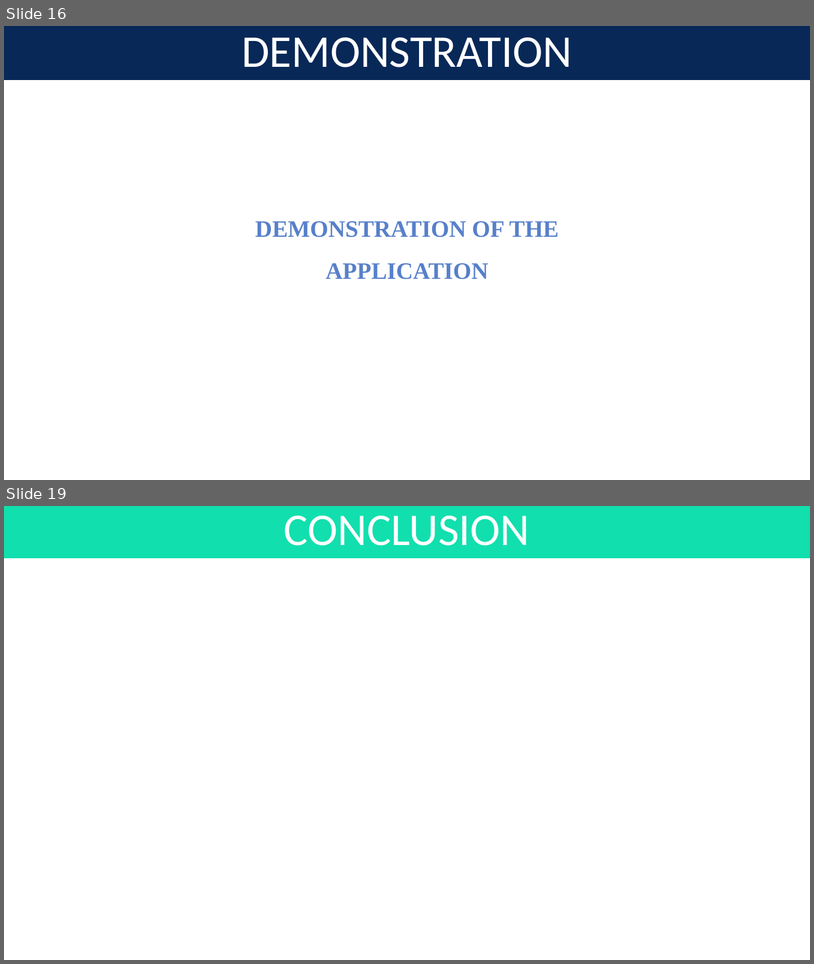
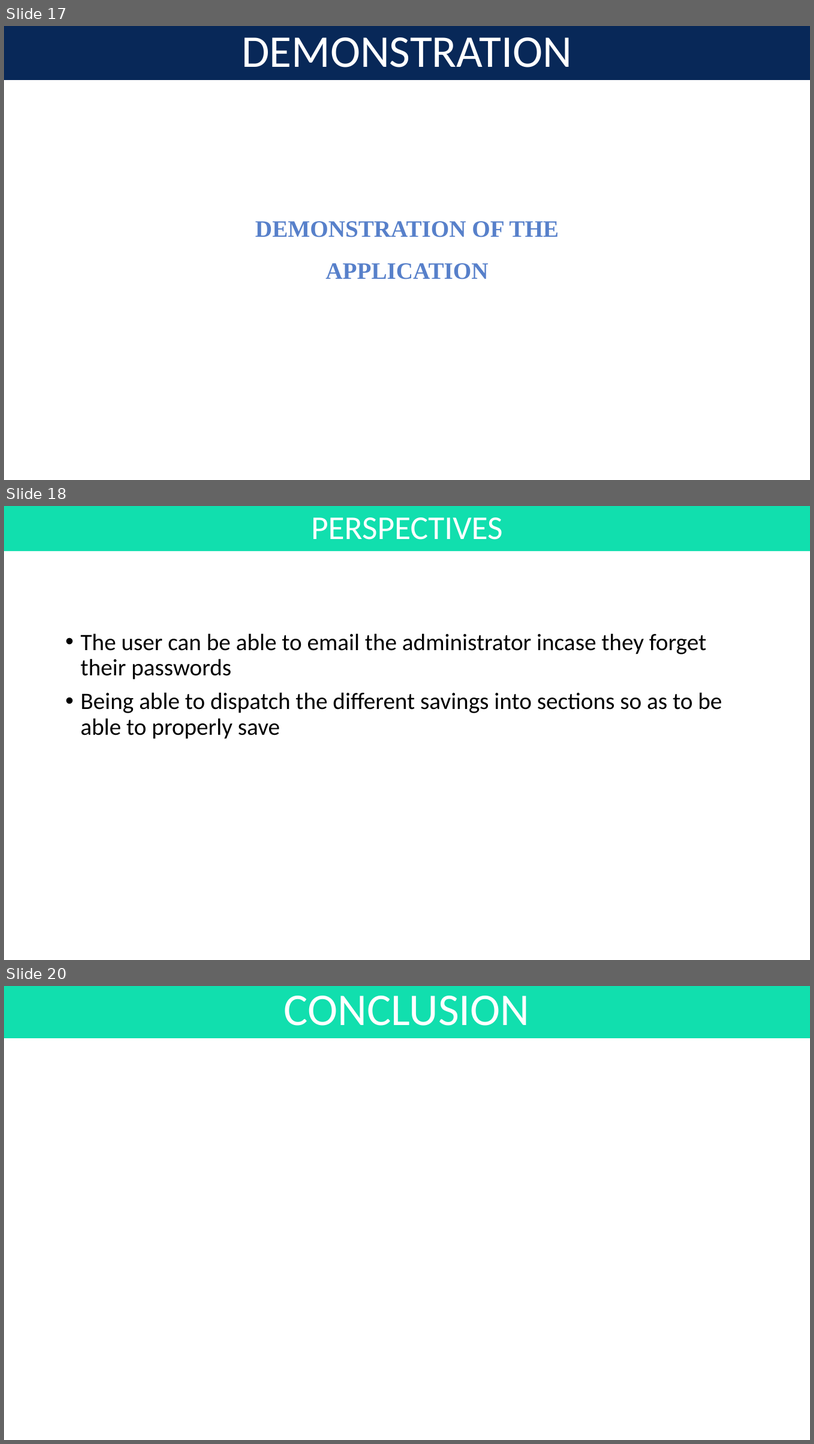
Before and after one commit to kanzuesther/level-2-report-and-diagrams, a slide deck: Presentation1.pptx. Shown one above the other, each under a label of ours: slides 16 and 19 before the commit, slides 17, 18 and 20 after it; the slides between them are not shown. The pictures are 814x964 and 814x1444 pixels, drawn with LibreOffice and Linux fonts; fonts in the diff are those of the drawing; background and template pictures are left out. Boxes give left, top, right and bottom in pixels: in the first picture for what was removed or moved away, otherwise in the second. Text is boxed around its words. In the diff, an @@ line names an element or a change of style, - is before the commit and + after.

```diff
--- a/Presentation1.pptx
+++ b/Presentation1.pptx
@@ slide 18 added at <box>4,506,810,960</box>, background #FFFFFF @@
@@ title added at <box>4,506,810,551</box>, fill #11DFAE, 39.6 pt, text #FFFFFF @@
+PERSPECTIVES
@@ text added at <box>81,633,722,739</box>, 28 pt, text #000000 @@
+• The user can be able to email the administrator incase they forget their passwords
+• Being able to dispatch the different savings into sections so as to be able to properly save
@@ what was slide 16 is now slide 17 @@
@@ what was slide 19 is now slide 20 @@
```
Also in this commit, not shown: 3 slides changed, 3 other slides added, 3 slides removed, 7 other files.
